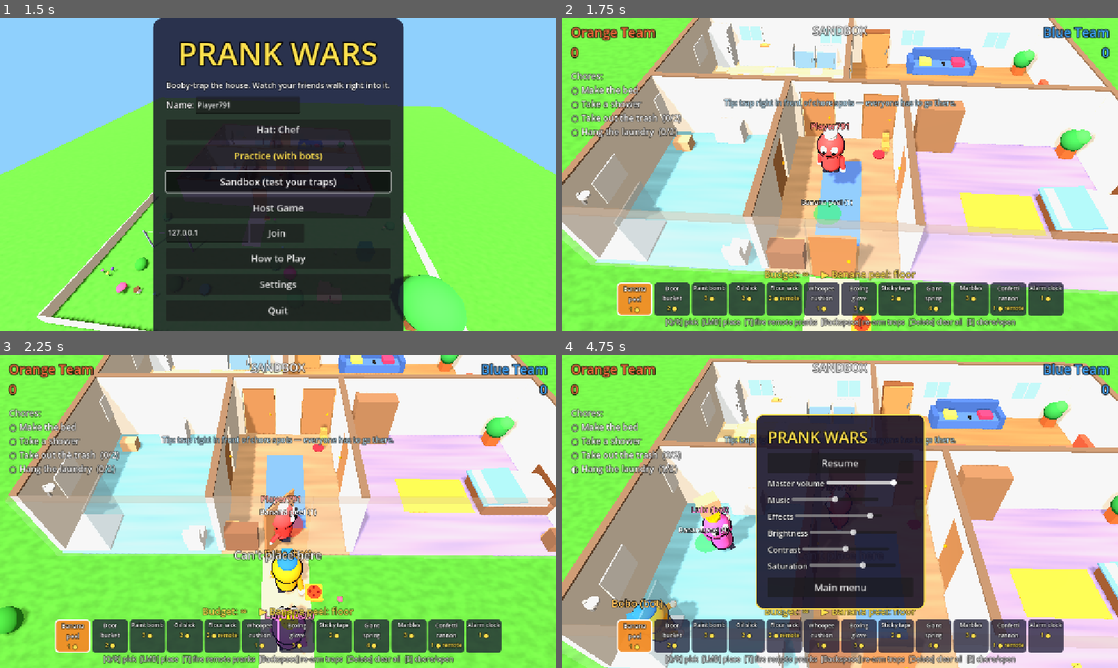
Above: before the commit, frames 1-4 (two rows, left to right).
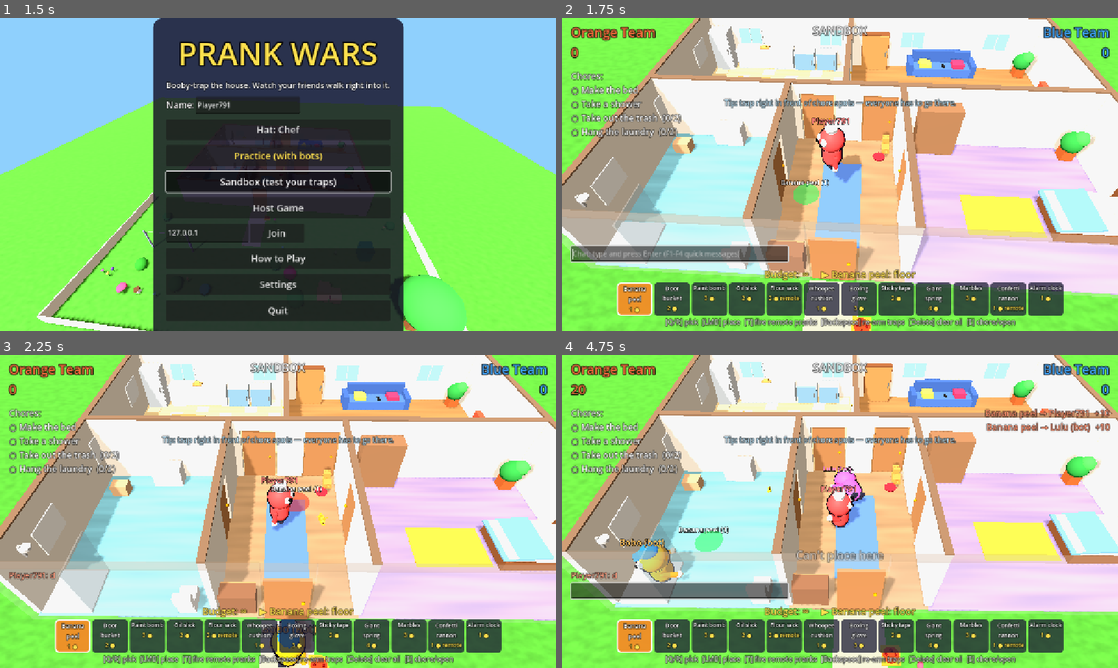
Above: after the commit, the same moments.

Repository: rraeyz/Prank_Wars
Game: Godot game, scene res://scenes/main.tscn
Same seed, same stepped clock (60 frames per second), same inputs: the game is played once before the commit and once after it.
Inputs (mouse positions are in pixels of both pictures, inside the frame that each line leads up to):
- Up to frame 1 (1.5 s): tap Enter (chat, bound only after the commit) at 0.5, 1.35 s; move the mouse to (400, 158) at 0.52 s; hold D (move_right) 0.53-1.28 s; hold Enter (chat, bound only after the commit) 0.53-1.28 s; click (400, 158) at 0.6 s; tap Space (jump) at 0.77 s; move the mouse to (166, 190) at 1.27 s; hold S (move_down) from 1.28 s (still down); click (166, 190) at 1.42 s
- Up to frame 2 (1.75 s): keep holding S (move_down); tap Space (jump) at 1.52 s; tap Keypad Enter at 1.55 s
- Up to frame 3 (2.25 s): move the mouse to (333, 442) at 2.02 s; release S (move_down) at 2.03 s; hold D (move_right) from 2.03 s (still down); tap Keypad Enter at 2.1 s; click (333, 442) at 2.17 s
- Up to frame 4 (4.75 s): tap F at 2.3, 2.85 s; move the mouse to (812, 574) at 2.77 s; release D (move_right) at 2.78 s; hold W (move_up) 2.78-3.53 s; tap Space (jump) at 3.02, 3.77, 4.52 s; click (812, 574) at 3.05 s; move the mouse to (1006, 558) at 3.52 s; hold Enter (chat, bound only after the commit) 3.53-4.28 s; hold A (move_left) from 3.53 s (still down); click (1006, 558) at 3.6 s; tap Escape (menu) at 4.15 s; move the mouse to (673, 464) at 4.27 s; tap Tab (cam_next) at 4.35 s; click (673, 464) at 4.42 s; tap Keypad Enter at 4.55 s

Frame 1 is identical in both runs. In frame 2, 14% of the frame differs, in the area x 0-100%, y 0-100%; in frame 3, 60%; in frame 4, 72%.
Error before the commit: Attempt to call function 'null::null (Callable)' on a null instance. (res://scripts/menu.gd:94)
Error after the commit: Attempt to call function 'null::null (Callable)' on a null instance. (res://scripts/menu.gd:96)

Commit message:
Yazılı sohbet (oyun içi + lobi), F1-F4 hızlı mesajlar (her dilde çevrilir), sunucu tarafı temizleme ve spam sınırı
Co-Authored-By: Claude Opus 5.5 <noreply@anthropic.com>
Claude-Session: https://claude.ai/code/session_01JFvHhXoGGsaEn8ymwmaVcf

Diff:
--- a/scripts/game_config.gd
+++ b/scripts/game_config.gd
@@ -181,6 +181,8 @@
 		"screenshot": [_key(KEY_F9)],
 		"taunt": [_key(KEY_V), _joy(JOY_BUTTON_DPAD_DOWN)],
 		"zoom": [_key(KEY_Z), _joy(JOY_BUTTON_RIGHT_STICK)],
+		"chat": [_key(KEY_ENTER), _key(KEY_KP_ENTER)],
+		"quick_1": [_key(KEY_F1)], "quick_2": [_key(KEY_F2)], "quick_3": [_key(KEY_F3)], "quick_4": [_key(KEY_F4)],
 		"reveal": [_key(KEY_C), _joy(JOY_BUTTON_LEFT_SHOULDER)],
 		"ghost": [_key(KEY_G), _mouse(MOUSE_BUTTON_RIGHT)],
 		"trigger_all": [_key(KEY_T), _joy(JOY_BUTTON_DPAD_UP)],
--- a/scripts/hud.gd
+++ b/scripts/hud.gd
@@ -231,6 +231,7 @@
 	ev.add_child(_end_lobby)
 	ev.add_child(_btn(I18n.t("to_menu"), func(): get_tree().root.get_node("Main").to_menu()))
 
+	_build_chat()
 	# pause
 	_pause = _panel()
 	var pv := VBoxContainer.new()
@@ -298,10 +299,66 @@
 
 
 func is_blocking() -> bool:
-	return _pause.visible or _end.visible
+	return _pause.visible or _end.visible or (_chat_edit != null and _chat_edit.visible)
+
+
+var _chat_edit: LineEdit
+var _chat_log: VBoxContainer
+
+
+func _build_chat() -> void:
+	_chat_log = VBoxContainer.new()
+	_chat_log.set_anchors_preset(Control.PRESET_BOTTOM_LEFT)
+	_chat_log.offset_left = 20
+	_chat_log.offset_top = -330
+	_chat_log.offset_right = 520
+	_chat_log.offset_bottom = -200
+	_chat_log.alignment = BoxContainer.ALIGNMENT_END
+	_chat_log.mouse_filter = Control.MOUSE_FILTER_IGNORE
+	_root.add_child(_chat_log)
+	_chat_edit = LineEdit.new()
+	_chat_edit.set_anchors_preset(Control.PRESET_BOTTOM_LEFT)
+	_chat_edit.offset_left = 20
+	_chat_edit.offset_top = -196
+	_chat_edit.offset_right = 520
+	_chat_edit.offset_bottom = -160
+	_chat_edit.max_length = Net.CHAT_MAX
+	_chat_edit.placeholder_text = I18n.t("chat_hint")
+	_chat_edit.visible = false
+	_chat_edit.text_submitted.connect(func(t): if t.strip_edges() != "": Net.send_chat(t); _close_chat())
+	_root.add_child(_chat_edit)
+	Net.chat_received.connect(_on_chat)
+
+
+func _close_chat() -> void:
+	_chat_edit.text = ""
+	_chat_edit.visible = false
+	_chat_edit.release_focus()
+
+
+func _on_chat(pname: String, team: int, text: String) -> void:
+	var l := _lbl("%s: %s" % [pname, text], 18, Config.TEAM_COLORS[team].lightened(0.35))
+	l.autowrap_mode = TextServer.AUTOWRAP_WORD_SMART
+	l.set_meta("t", 12.0)
+	_chat_log.add_child(l)
+	while _chat_log.get_child_count() > 6:
+		_chat_log.get_child(0).free()
+	Sfx.play("click")
 
 
 func _unhandled_input(e: InputEvent) -> void:
+	if e.is_action_pressed("chat") and not _chat_edit.visible:
+		_chat_edit.visible = true
+		_chat_edit.grab_focus.call_deferred()
+		get_viewport().set_input_as_handled()
+		return
+	if e.is_action_pressed("menu") and _chat_edit.visible:
+		_close_chat()
+		get_viewport().set_input_as_handled()
+		return
+	for i in 4:
+		if e.is_action_pressed("quick_%d" % (i + 1)):
+			Net.send_chat("@q_%d" % (i + 1))
 	if e.is_action_pressed("menu"):
 		_pause.visible = not _pause.visible
 		if _pause.visible:
@@ -514,6 +571,12 @@
 			_blind.color.a = 0.0
 			for c in _confetti.get_children():
 				c.queue_free()
+	for l in _chat_log.get_children():
+		var ct: float = l.get_meta("t") - delta
+		l.set_meta("t", ct)
+		l.modulate.a = clampf(ct, 0.0, 1.0)
+		if ct <= 0.0:
+			l.queue_free()
 	for l in _feed.get_children():
 		var tt: float = l.get_meta("t") - delta
 		l.set_meta("t", tt)
--- a/scripts/i18n.gd
+++ b/scripts/i18n.gd
@@ -72,6 +72,9 @@
 	"feed_powerup": ["%s aldı: %s", "%s got: %s"],
 	"feed_shield": ["%s şemsiyeyle korundu!", "%s's umbrella blocked it!"],
 	"brightness": ["Parlaklık", "Brightness"], "contrast": ["Kontrast", "Contrast"], "saturation": ["Renk doygunluğu", "Saturation"],
+	"chat_hint": ["Sohbet: yaz ve Enter (F1-F4 hızlı mesaj)", "Chat: type and press Enter (F1-F4 quick messages)"],
+	"q_1": ["HAHAHA!", "HAHAHA!"], "q_2": ["Dikkat, tuzak var!", "Watch out, trap!"], "q_3": ["Buraya gel!", "Come here!"],
+	"q_4": ["İyi oyundu!", "Good game!"], "q_5": ["Ups...", "Oops..."], "q_6": ["Yardım!", "Help!"],
 	"mode": ["Mod", "Mode"],
 	"mode_turns": ["Sıralı (biri kurar, biri koşar)", "Turns (one traps, one runs)"],
 	"mode_chaos": ["KAOS (herkes aynı anda kurar ve koşar)", "CHAOS (everyone traps and runs at once)"],
--- a/scripts/i18n_extra.gd
+++ b/scripts/i18n_extra.gd
@@ -4,6 +4,13 @@
 const LANGS := ["es", "pt", "de", "fr", "ru"]
 
 const S := {
+	"chat_hint": ["Chat: escribe y pulsa Enter (F1-F4 mensajes rápidos)", "Chat: digite e aperte Enter (F1-F4 mensagens rápidas)", "Chat: tippen und Enter (F1-F4 Schnellnachrichten)", "Chat : écris puis Entrée (F1-F4 messages rapides)", "Чат: напиши и нажми Enter (F1-F4 быстрые фразы)"],
+	"q_1": ["¡JAJAJA!", "KKKKKK!", "HAHAHA!", "MDR !", "АХАХАХ!"],
+	"q_2": ["¡Cuidado, trampa!", "Cuidado, armadilha!", "Vorsicht, Falle!", "Attention, piège !", "Осторожно, ловушка!"],
+	"q_3": ["¡Ven aquí!", "Vem aqui!", "Komm her!", "Viens ici !", "Иди сюда!"],
+	"q_4": ["¡Buena partida!", "Boa partida!", "Gutes Spiel!", "Bien joué !", "Хорошая игра!"],
+	"q_5": ["Ups...", "Ops...", "Hoppla...", "Oups...", "Упс..."],
+	"q_6": ["¡Ayuda!", "Socorro!", "Hilfe!", "À l'aide !", "Помогите!"],
 	"brightness": ["Brillo", "Brilho", "Helligkeit", "Luminosité", "Яркость"],
 	"contrast": ["Contraste", "Contraste", "Kontrast", "Contraste", "Контраст"],
 	"saturation": ["Saturación", "Saturação", "Sättigung", "Saturation", "Насыщенность"],
--- a/scripts/menu.gd
+++ b/scripts/menu.gd
@@ -17,6 +17,8 @@
 var _mode_btn: Button
 var _map_btn: Button
 var _invite_btn: Button
+var _lobby_chat: Label
+var _chat_lines: Array = []
 
 
 func _ready() -> void:
@@ -171,6 +173,18 @@
 	_lobby_list = VBoxContainer.new()
 	_lobby_list.custom_minimum_size = Vector2(520, 220)
 	v.add_child(_lobby_list)
+	_lobby_chat = Label.new()
+	_lobby_chat.add_theme_font_size_override("font_size", 15)
+	_lobby_chat.custom_minimum_size = Vector2(520, 70)
+	_lobby_chat.vertical_alignment = VERTICAL_ALIGNMENT_BOTTOM
+	_lobby_chat.autowrap_mode = TextServer.AUTOWRAP_WORD_SMART
+	v.add_child(_lobby_chat)
+	var ce := LineEdit.new()
+	ce.placeholder_text = I18n.t("chat_hint")
+	ce.max_length = Net.CHAT_MAX
+	ce.text_submitted.connect(func(t): if t.strip_edges() != "": Net.send_chat(t); ce.text = "")
+	v.add_child(ce)
+	Net.chat_received.connect(func(n, _tm, t): _chat_lines.append("%s: %s" % [n, t]); _chat_lines = _chat_lines.slice(-4); _lobby_chat.text = "\n".join(_chat_lines))
 	_btn(I18n.t("switch_team"), func(): Net.request_switch_team(), v)
 	_invite_btn = _btn(I18n.t("invite"), func(): SteamNet.invite(), v)
 	_host_box = HBoxContainer.new()
--- a/scripts/net.gd
+++ b/scripts/net.gd
@@ -7,12 +7,16 @@
 signal connection_failed
 signal server_gone
 signal match_begin(cfg: Dictionary)
+signal chat_received(pname: String, team: int, text: String)
 signal lobby_return
 
 var players := {}
 var mode := "none"  # none | practice | host | client
 var _next_bot := -1
 var in_match := false
+var _chat_next := {}  # peer -> earliest time of the next allowed message
+const CHAT_MAX := 100
+const QUICK := ["q_1", "q_2", "q_3", "q_4", "q_5", "q_6"]
 signal rejected(reason: String)
 
 
@@ -303,3 +307,49 @@
 		if players[id]["slot"] == slot:
 			return id
 	return 0
+
+
+# ------------------------------------------------------------------ chat (host relays and sanitizes)
+
+## Send a chat line. Quick phrases are sent as "@q_N" and translated on each screen.
+func send_chat(text: String) -> void:
+	if mode == "client":
+		_chat_req.rpc_id(1, text)
+	else:
+		_relay(my_id(), text)
+
+
+@rpc("any_peer", "reliable")
+func _chat_req(text: String) -> void:
+	if is_host():
+		_relay(multiplayer.get_remote_sender_id(), text)
+
+
+func _relay(id: int, text: String) -> void:
+	if not players.has(id):
+		return
+	var now := Time.get_ticks_msec() * 0.001
+	if _chat_next.get(id, 0.0) > now:
+		return
+	_chat_next[id] = now + 0.8
+	text = clean_chat(text)
+	if text == "" or (text.begins_with("@") and not text.substr(1) in QUICK):
+		return
+	var p: Dictionary = players[id]
+	if mode == "host":
+		_chat.rpc(str(p["name"]), int(p["team"]), text)
+	_chat(str(p["name"]), int(p["team"]), text)
+
+
+static func clean_chat(text: String) -> String:
+	var out := ""
+	for ch in text.substr(0, CHAT_MAX):
+		out += " " if ch.unicode_at(0) < 32 else ch
+	return out.strip_edges()
+
+
+@rpc("authority", "reliable")
+func _chat(pname: String, team: int, text: String) -> void:
+	if text.begins_with("@"):
+		text = I18n.t(text.substr(1))
+	chat_received.emit(pname, team, text)
--- a/tests/test_suite.gd
+++ b/tests/test_suite.gd
@@ -29,6 +29,7 @@
 	test_house()
 	test_sample_one()
 	test_i18n()
+	test_chat()
 	Sfx.build_all()
 	check(Sfx.sounds.has("meow") and Sfx.sounds.has("doorbell") and Sfx.sounds.size() >= 26, "all sounds synthesize (%d)" % Sfx.sounds.size())
 	var mus: AudioStreamWAV = Sfx.build_music()
@@ -803,3 +804,23 @@
 	x0 = r.global_position.x
 	await _walk(r, Vector2(1, 0), 0.5)
 	check(r.global_position.x - x0 > base * 1.2, "coffee makes you faster (%.2f m)" % (r.global_position.x - x0))
+
+
+func test_chat() -> void:
+	check(Net.clean_chat("hi\nthere\t!") == "hi there !", "chat strips control characters")
+	check(Net.clean_chat("x".repeat(500)).length() == Net.CHAT_MAX, "chat is length limited")
+	Net.leave()
+	Net.mode = "practice"
+	Net.players = {1: _p("Me", 0, 1)}
+	var got := []
+	var cb := func(n, t, tx): got.append(tx)
+	Net.chat_received.connect(cb)
+	Net.send_chat("hello")
+	Net.send_chat("spam")  # rate limited
+	Net._chat_next.clear()
+	Net.send_chat("@q_1")
+	Net._chat_next.clear()
+	Net.send_chat("@evil_key")
+	Net.chat_received.disconnect(cb)
+	check(got.size() == 2 and got[0] == "hello" and got[1] == I18n.t("q_1"), "chat: relay, rate limit, quick phrase, unknown key dropped (%s)" % str(got))
+	Net.leave()
